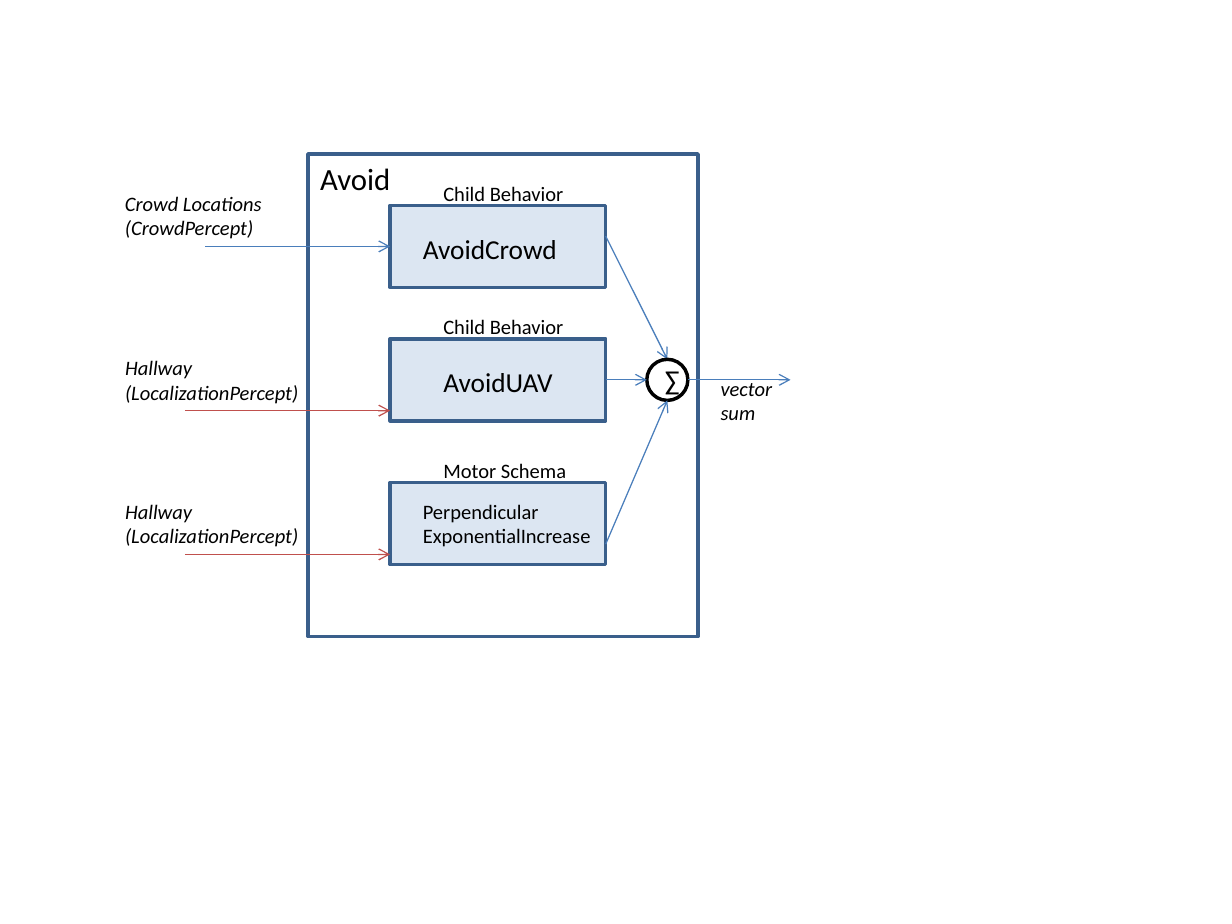
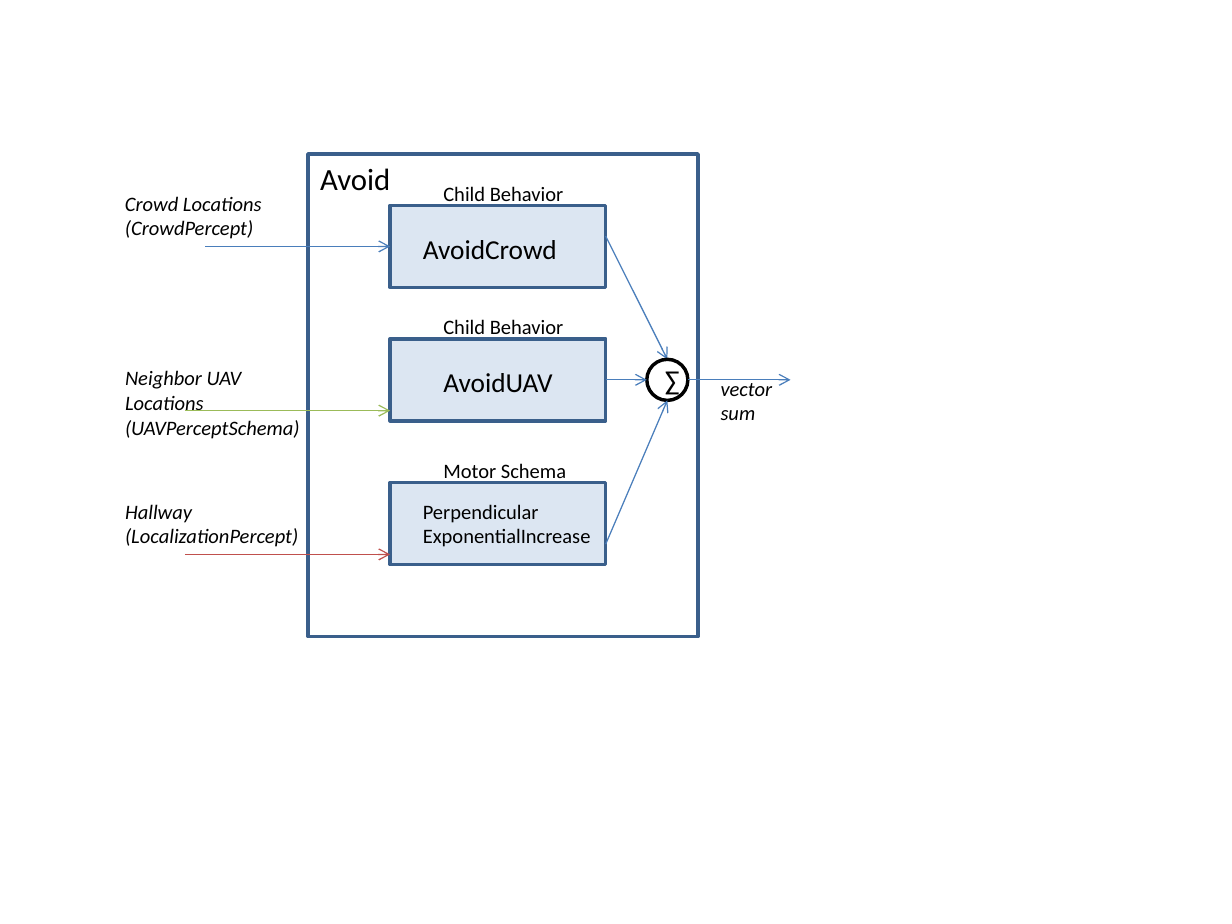
Before and after one commit to ewilcox/Unity_UAV, a slide deck: slide 4 of UAVbehavior/TRM/Diagrams/Parent Behaviors.pptx. Drawn at 1232x924 pixels with LibreOffice and Linux fonts; fonts in the diff are those of the drawing. Boxes give left, top, right and bottom in pixels: in the first picture for what was removed or moved away, otherwise in the second. Text is boxed around its words. In the diff, an @@ line names an element or a change of style, - is before the commit and + after.

Commit message:
Fixed Avoid parent behavior

```diff
--- a/UAVbehavior/TRM/Diagrams/Parent Behaviors.pptx
+++ b/UAVbehavior/TRM/Diagrams/Parent Behaviors.pptx
@@ text removed at (x1=125, y1=360, x2=298, y2=404) @@
-Hallway
-(LocalizationPercept)
@@ text added at (x1=125, y1=370, x2=300, y2=439), 12 pt, text #000000, italic @@
+Neighbor UAV Locations
+(UAVPerceptSchema)
@@ arrow (185, 410) - (391, 410): stroke #C0504D 0.75 pt to #9BBB59 0.75 pt @@
```
